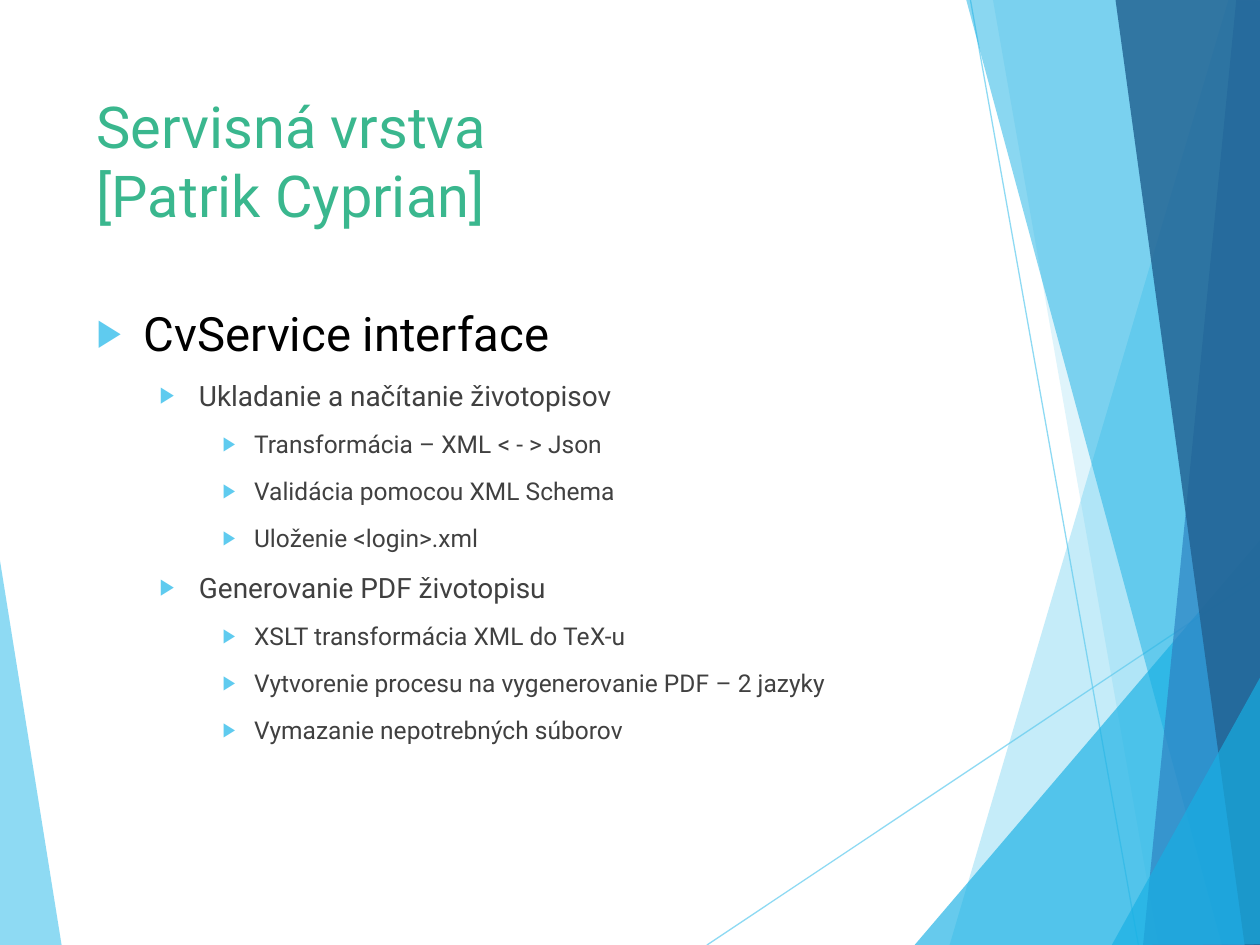
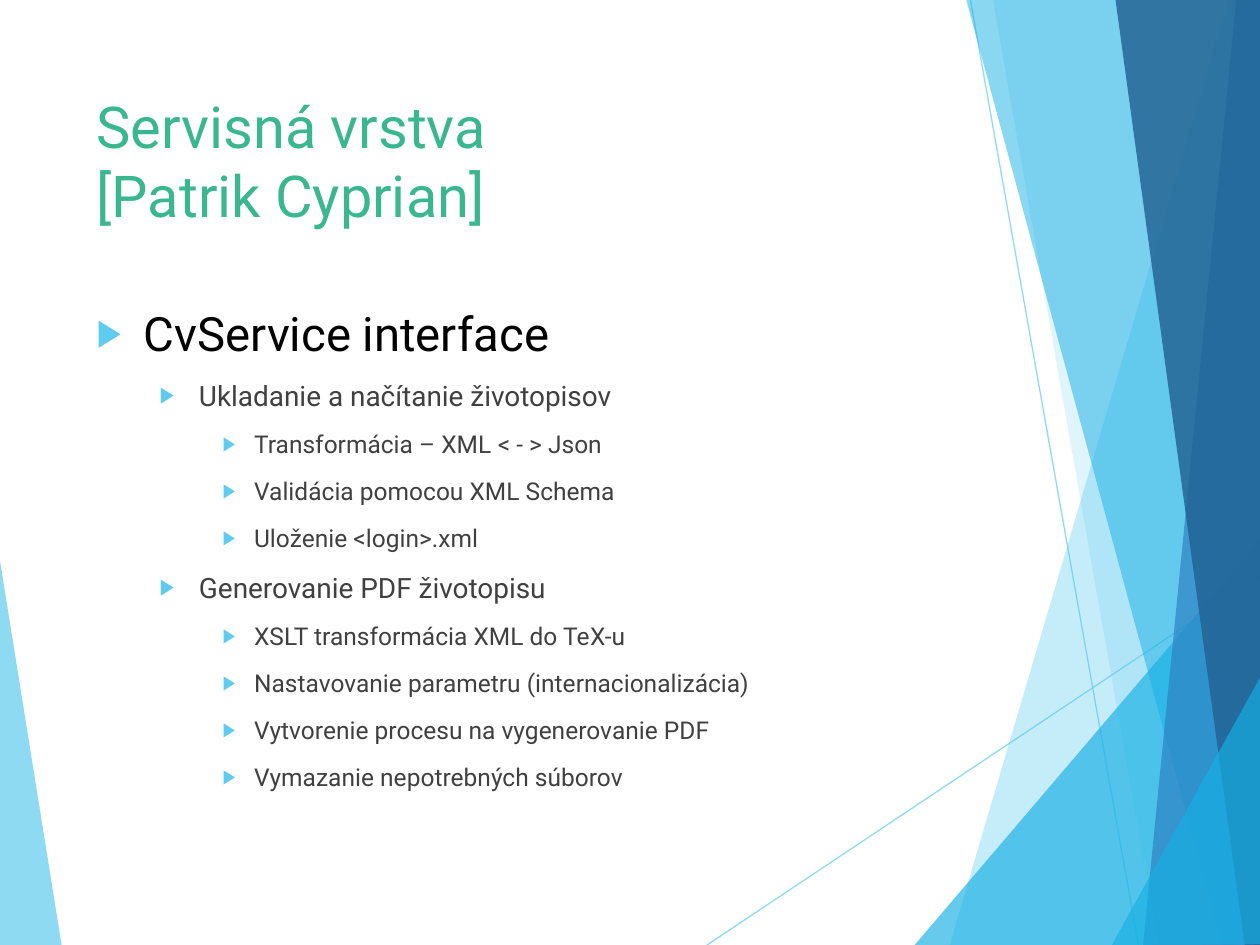
Before and after one commit to Suzii/pb138-cv_generator, a slide deck: slide 11 of defence/obhajoba.pptx (slide 12 before the commit). Drawn at 1260x945 pixels with LibreOffice and Linux fonts; fonts in the diff are those of the drawing. Boxes give left, top, right and bottom in pixels: in the first picture for what was removed or moved away, otherwise in the second. Text is boxed around its words. In the diff, an @@ line names an element or a change of style, - is before the commit and + after.

```diff
--- a/defence/obhajoba.pptx
+++ b/defence/obhajoba.pptx
@@ text at [254,672,749,744]: text changed @@
-    ▶ Vytvorenie procesu na vygenerovanie PDF – 2 jazyky
+    ▶ Nastavovanie parametru (internacionalizácia)
+    ▶ Vytvorenie procesu na vygenerovanie PDF
```
Also in this commit, not shown: 8 other slides changed, 2 other files.
